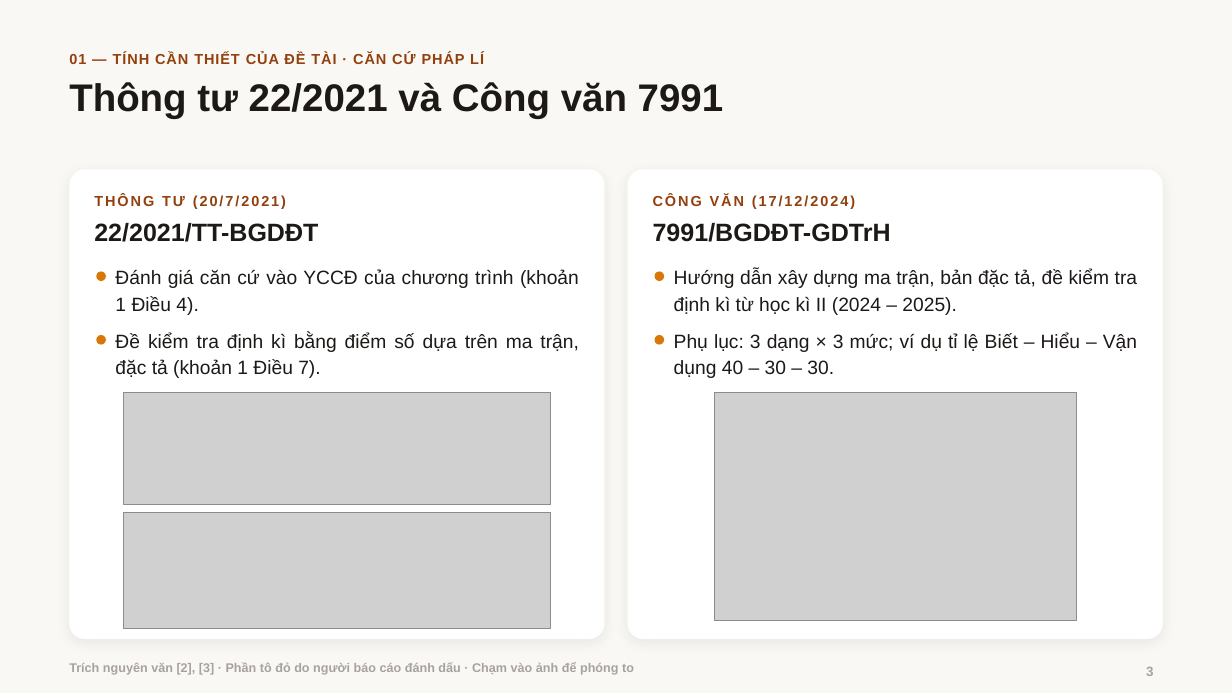
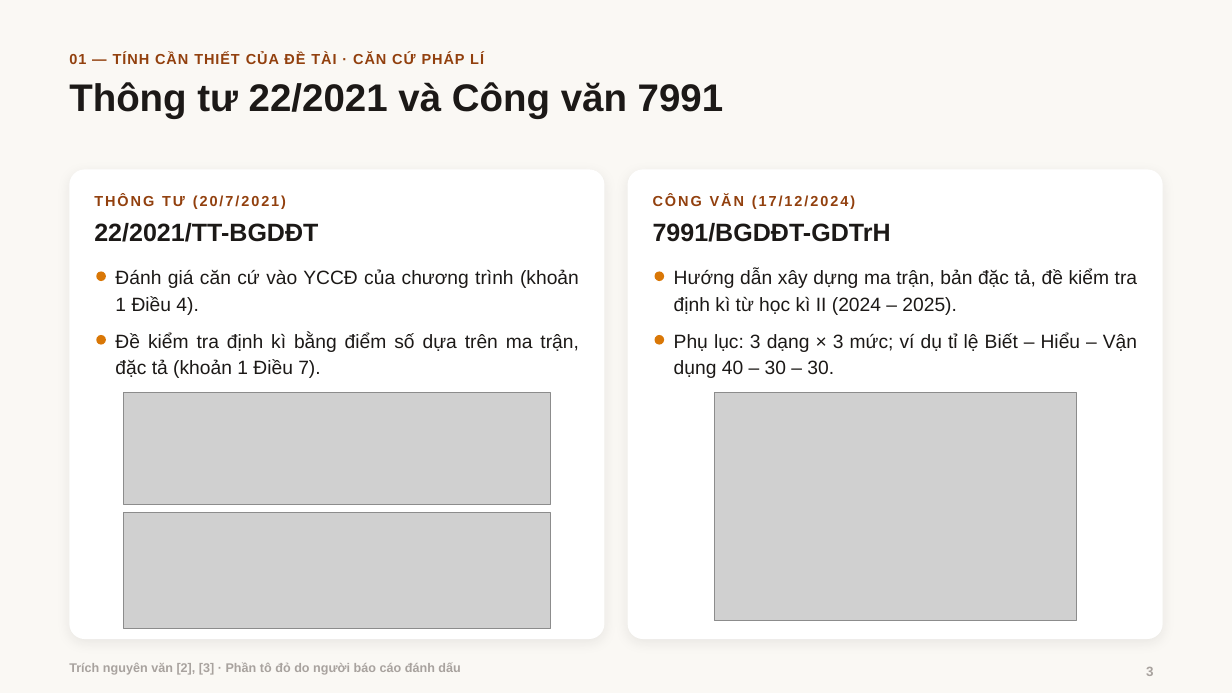
Before and after one commit to hoaihuy2609/kltn, a slide deck: slide 3 of tai-ve/Bao_cao_de_cuong.pptx. Drawn at 1232x693 pixels with LibreOffice and Linux fonts; fonts in the diff are those of the drawing; grey boxes stand for pictures; background and template pictures are left out. Boxes give left, top, right and bottom in pixels: in the first picture for what was removed or moved away, otherwise in the second. Text is boxed around its words. In the diff, an @@ line names an element or a change of style, - is before the commit and + after.

```diff
--- a/tai-ve/Bao_cao_de_cuong.pptx
+++ b/tai-ve/Bao_cao_de_cuong.pptx
@@ text at (x1=69, y1=662, x2=460, y2=675): text changed @@
-Trích nguyên văn [2], [3] · Phần tô đỏ do người báo cáo đánh dấu · Chạm vào ảnh để phóng to
+Trích nguyên văn [2], [3] · Phần tô đỏ do người báo cáo đánh dấu
```
Also in this commit, not shown: 5 other files.
